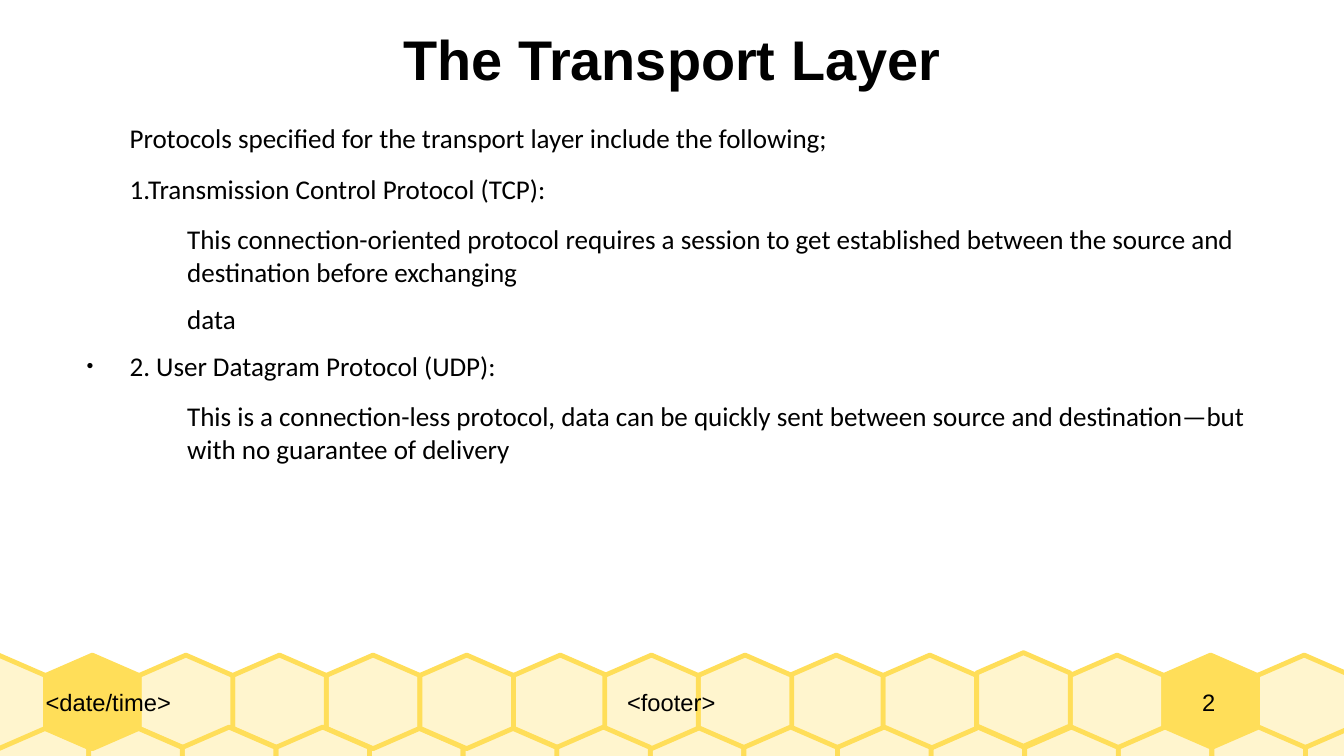
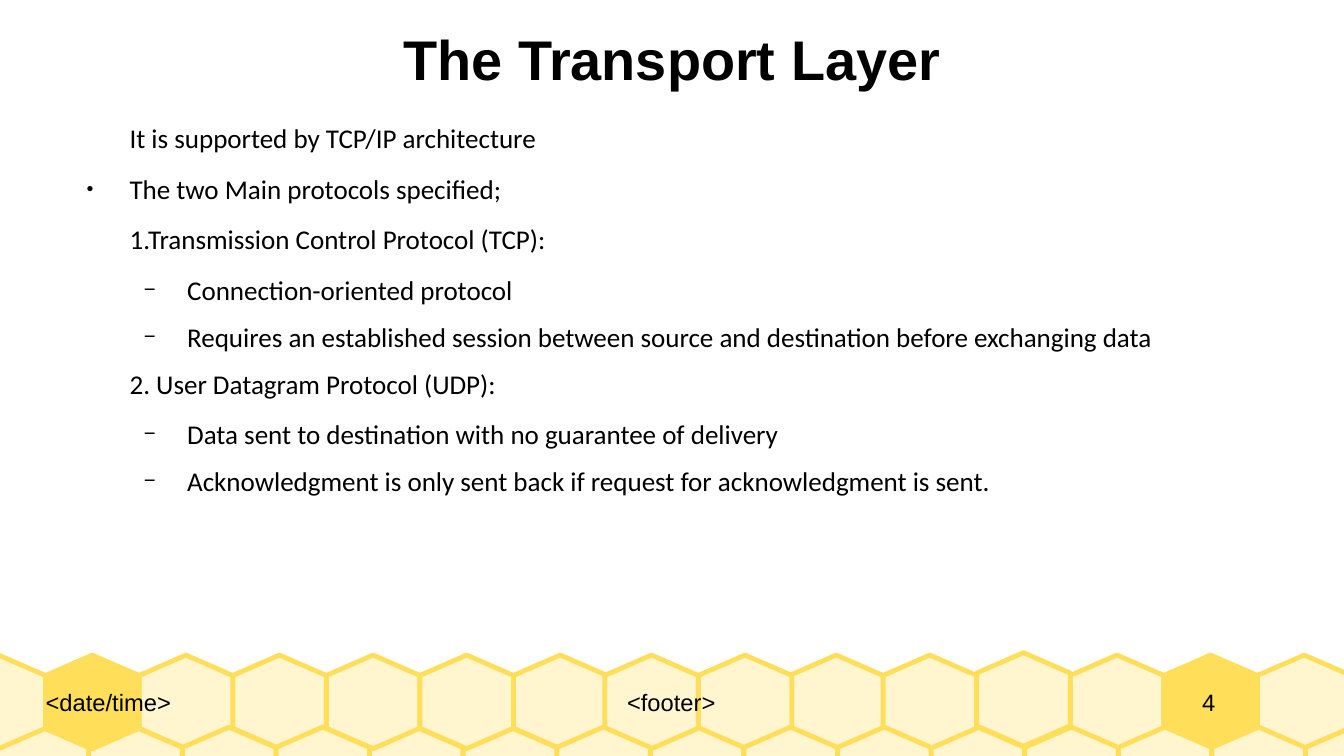
Before and after one commit to Dihfahsih1/Masters-Software-Engineering, a slide deck: slide 4 of yr-sem1/IoT/chapter-6-slides.odp (slide 2 before the commit). Drawn at 1344x756 pixels with LibreOffice and Linux fonts; fonts in the diff are those of the drawing. Boxes give left, top, right and bottom in pixels: in the first picture for what was removed or moved away, otherwise in the second. Text is boxed around its words. In the diff, an @@ line names an element or a change of style, - is before the commit and + after.

```diff
--- a/yr-sem1/IoT/chapter-6-slides.odp
+++ b/yr-sem1/IoT/chapter-6-slides.odp
@@ text at <box>130,129,536,204</box>: text changed @@
-Protocols specified for the transport layer include the following;
+It is supported by TCP/IP architecture
+● The two Main protocols specified;
@@ text at <box>187,281,1152,352</box>: text changed @@
-  This connection-oriented protocol requires a session to get established between the source and destination before exchanging
-  data
+  − Connection-oriented protocol
+  − Requires an established session between source and destination before exchanging data
@@ text at <box>130,374,496,399</box>: bullet ● to none @@
@@ text at <box>187,425,990,496</box>: text changed @@
-  This is a connection-less protocol, data can be quickly sent between source and destination—but with no guarantee of delivery
+  − Data sent to destination with no guarantee of delivery
+  − Acknowledgment is only sent back if request for acknowledgment is sent.
@@ page number at <box>1202,694,1215,711</box>: text changed @@
-2
+4
```
Also in this commit, not shown: 10 other slides changed, 15 slides added, 5 slides removed, 6 other files.
